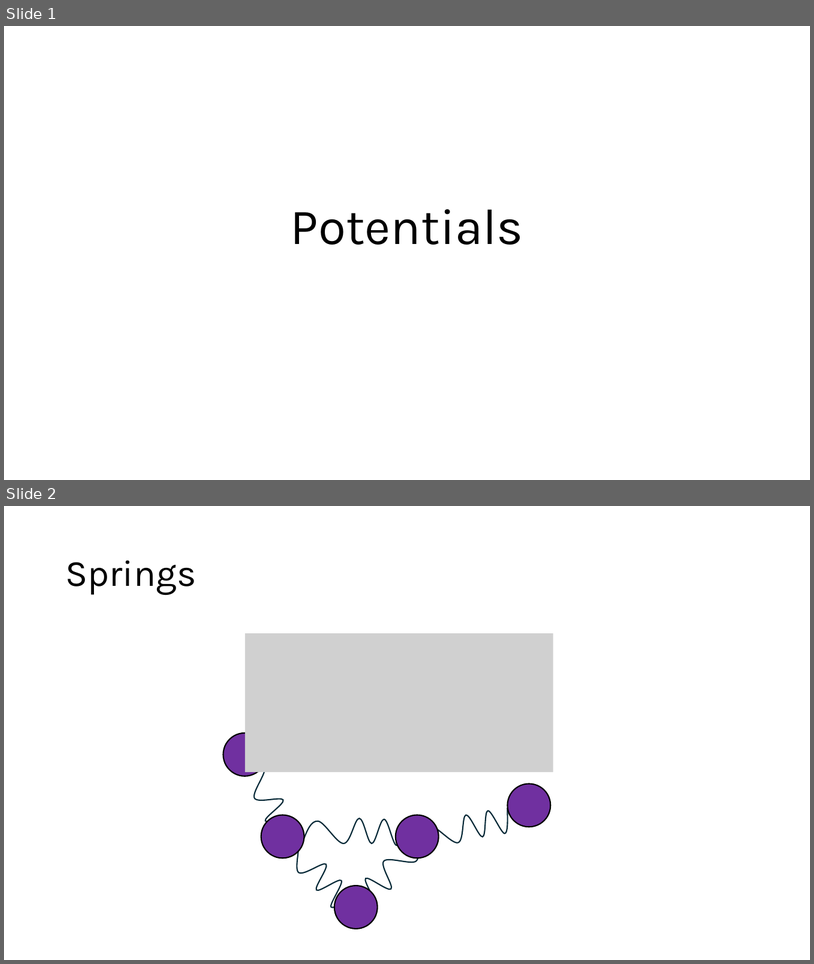
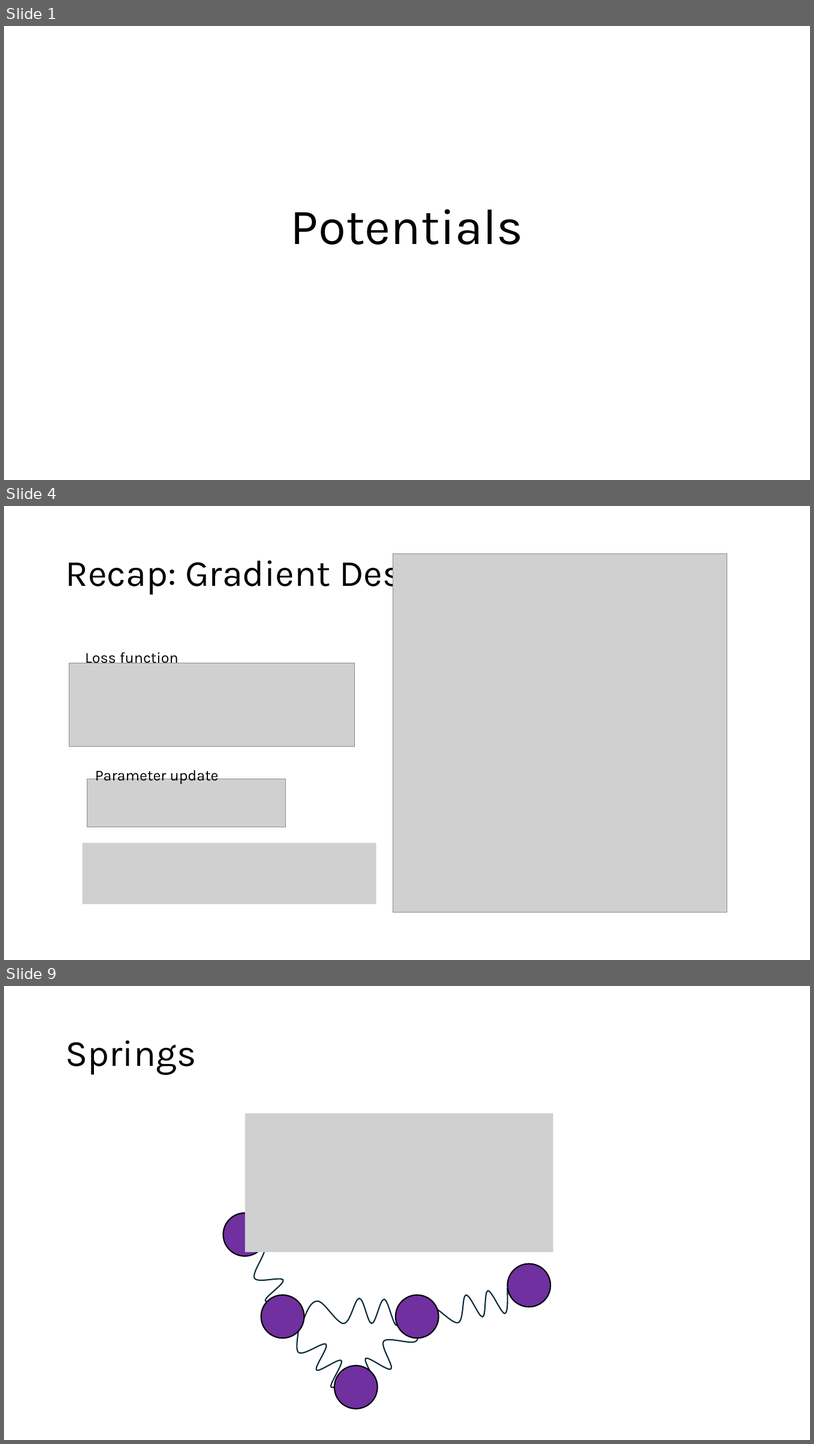
Before and after one commit to Mads-PeterVC/imlms, a slide deck: lessons/lesson_3/lecture3.pptx. Shown one above the other, each under a label of ours: slides 1 and 2 before the commit, slides 1, 4 and 9 after it; the slides between them are not shown. The pictures are 814x964 and 814x1444 pixels, drawn with LibreOffice and Linux fonts; fonts in the diff are those of the drawing; grey boxes stand for pictures. Boxes give left, top, right and bottom in pixels: in the first picture for what was removed or moved away, otherwise in the second. Text is boxed around its words. In the diff, an @@ line names an element or a change of style, - is before the commit and + after.

```diff
--- a/lessons/lesson_3/lecture3.pptx
+++ b/lessons/lesson_3/lecture3.pptx
@@ slide 4 added at <box>4,506,810,960</box>, background #FFFFFF @@
@@ title added at <box>65,553,476,595</box>, 44 pt, text #000000 @@
+Recap: Gradient Descent
@@ picture added at <box>393,554,728,913</box> @@
@@ picture added at <box>69,663,355,747</box> @@
@@ text added at <box>85,652,179,667</box>, 18 pt, text #000000 @@
+Loss function
@@ text added at <box>95,769,219,784</box>, 18 pt, text #000000 @@
+Parameter update
@@ picture added at <box>87,779,286,826</box> @@
@@ picture added at <box>83,843,377,904</box> @@
@@ what was slide 2 is now slide 9 @@
```
Also in this commit, not shown: 7 other slides added, 6 other files.
